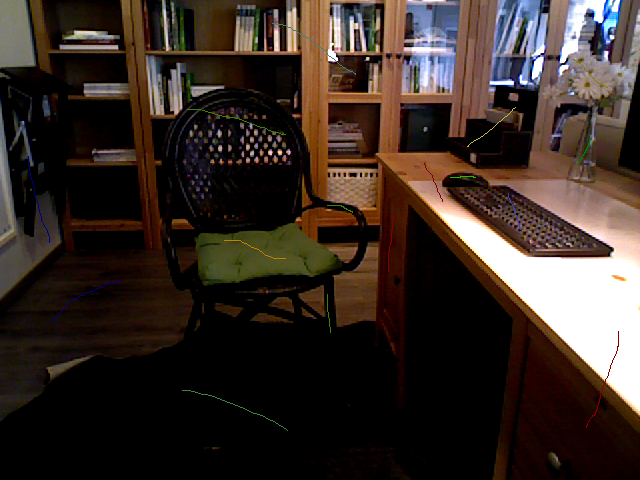
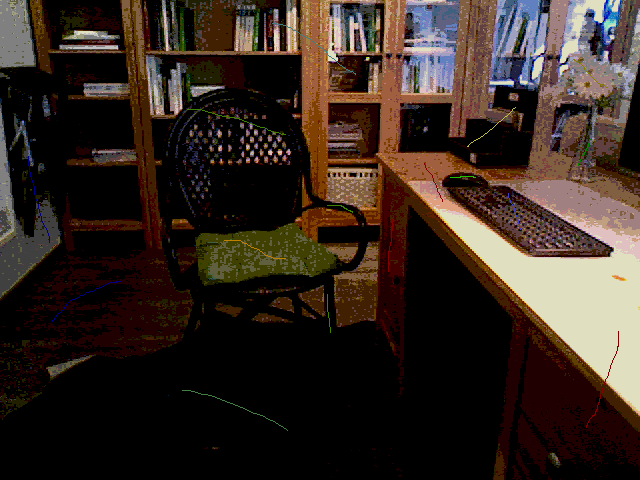
Layered file, before and after one edit (w=640, h=480). Changes by layer:
painted on "Layer #1" over <box>554,428,558,441</box>
painted on "44.png" over <box>0,0,640,480</box>
